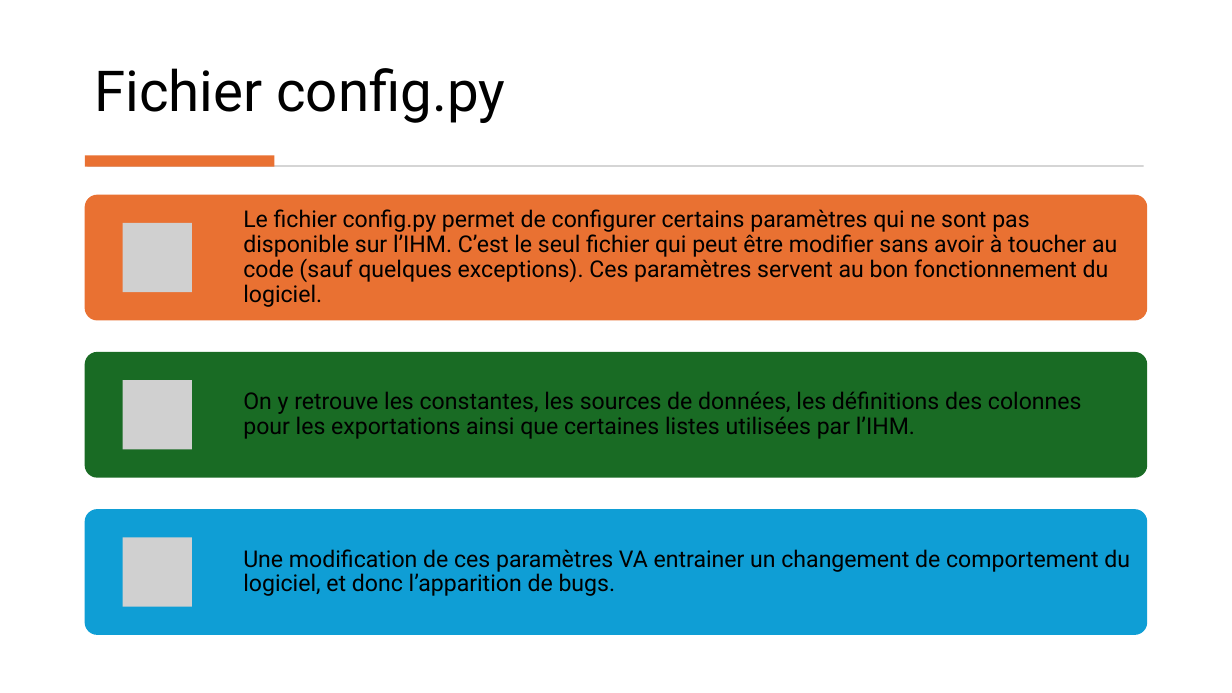
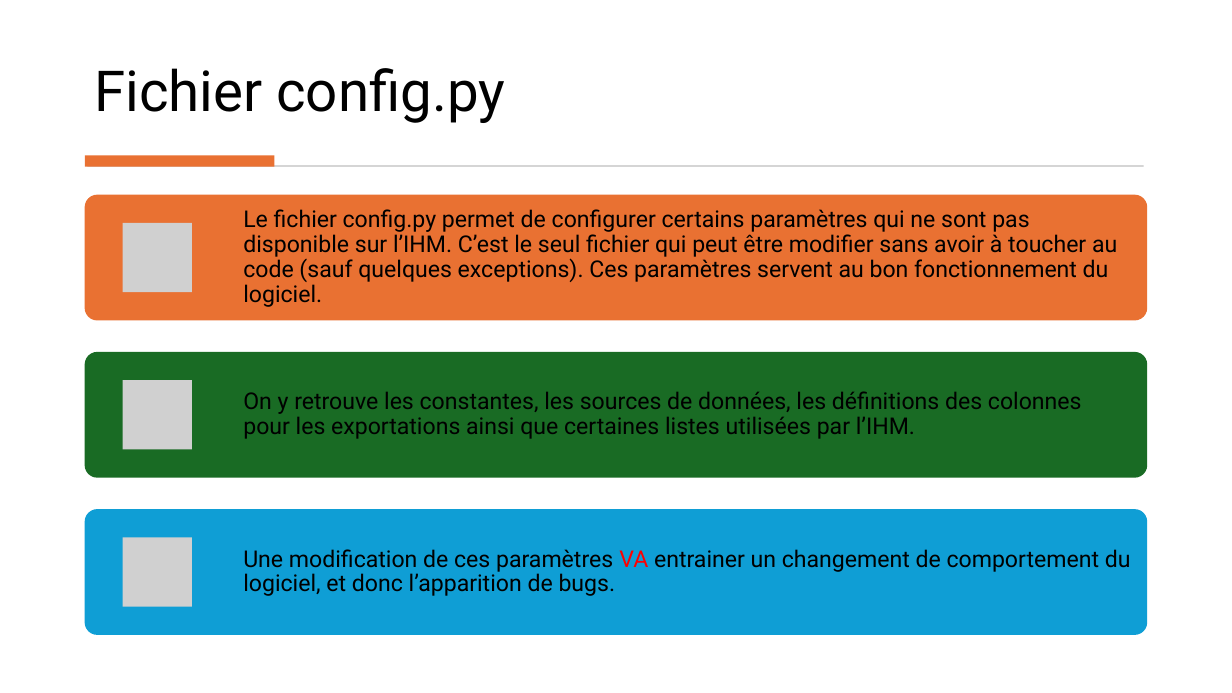
Before and after one commit to leoid3/EO_Tools, a slide deck: slide 13 of User guide.pptx. Drawn at 1232x693 pixels with LibreOffice and Linux fonts; fonts in the diff are those of the drawing; grey boxes stand for pictures. Boxes give left, top, right and bottom in pixels: in the first picture for what was removed or moved away, otherwise in the second. Text is boxed around its words. In the diff, an @@ line names an element or a change of style, - is before the commit and + after.

```diff
--- a/User guide.pptx
+++ b/User guide.pptx
@@ text "Une modification de ces paramètres ..." at (243,549,1131,596): text colour #000000 to #FF0000 in "VA" @@
```
Also in this commit, not shown: 4 other slides changed, 3 slides added, 1 slide removed, 20 other files.
